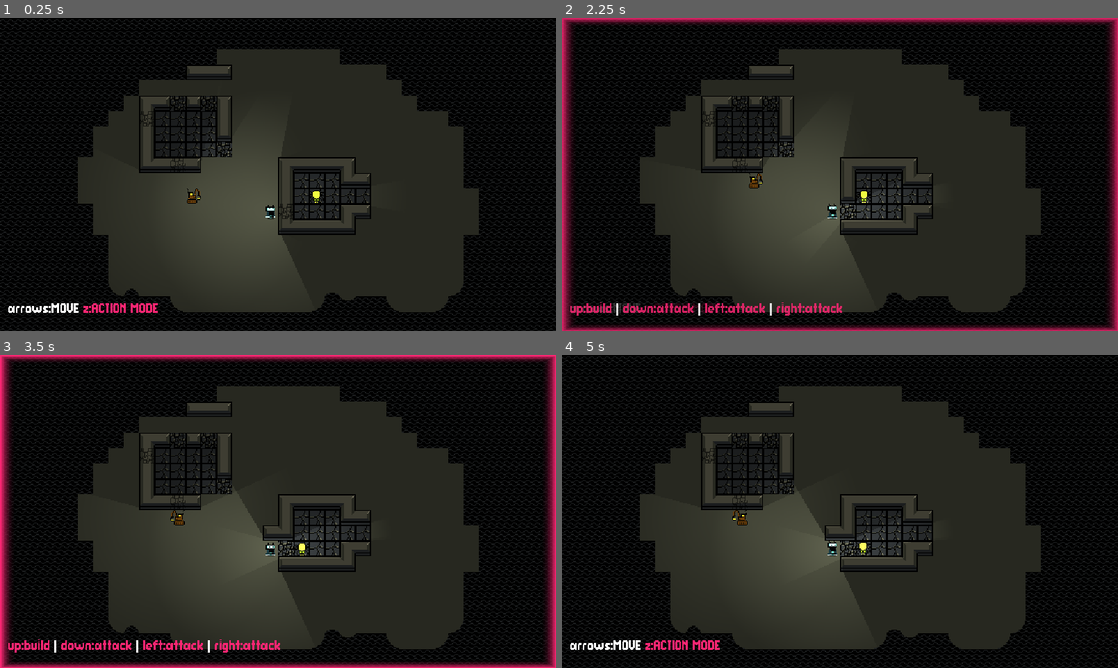
Above: before the commit, frames 1-4 (two rows, left to right).
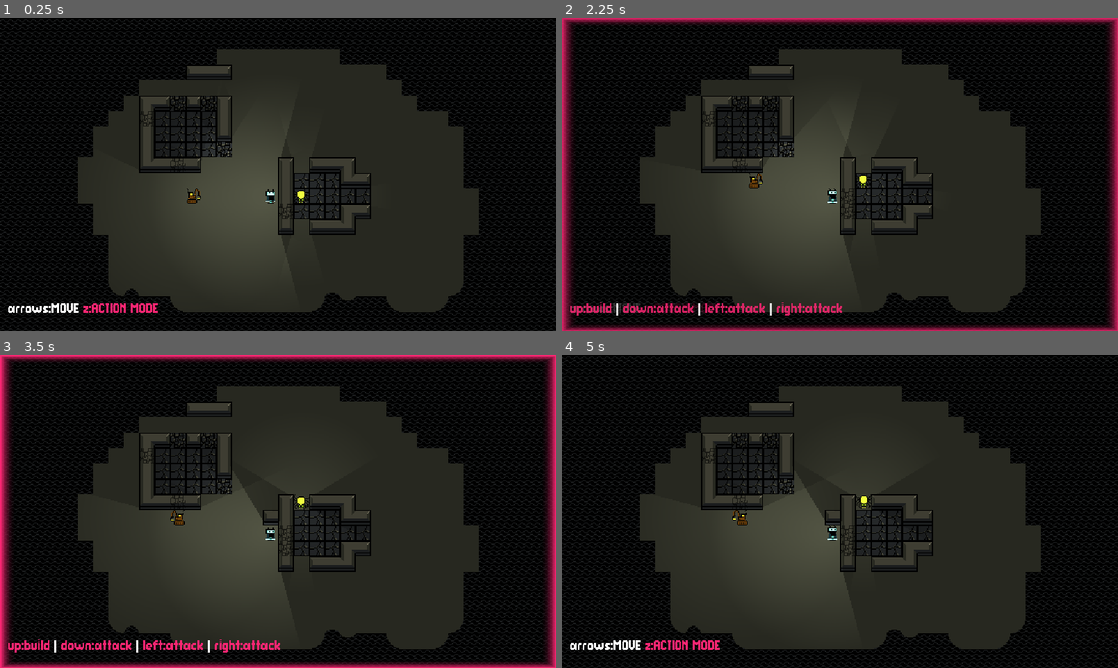
Above: after the commit, the same moments.

Repository: nuzcraft/stunning-barnacle
Game: Godot game, scene res://scenes/world.tscn
Two runs of this game, one before a commit and one after it. Both use one fixed random seed, a clock stepped at 60 frames per second and the inputs below.
Inputs:
- Up to frame 1 (0.25 s): no input
- Up to frame 2 (2.25 s): hold Right (right) 0.53-1.28 s; tap Z (action) at 0.6, 1.35, 2.1 s; tap Enter at 1.25 s; hold Down (down) 1.28-2.03 s; hold Right (right) from 2.03 s (still down)
- Up to frame 3 (3.5 s): release Right (right) at 2.78 s; hold Up (up) from 2.78 s (still down); tap Z (action) at 2.85 s
- Up to frame 4 (5 s): release Up (up) at 3.53 s; hold Left (left) from 3.53 s (still down); tap Z (action) at 3.6, 4.35 s

The runs differ from the first frame. In frame 1, 0.4% of the frame differs, in the area x 47-59%, y 36-76%; in frame 2, 0.7%; in frame 3, 0.9%; in frame 4, 1.0%, in the area x 41-64%, y 40-76%.

Commit message:
added new pathfinding for builders vs enemies and enemies can break walls

Diff:
--- a/scenes/world.gd
+++ b/scenes/world.gd
@@ -8,6 +8,7 @@
 
 var tilesize = 16
 var astar_grid = AStarGrid2D.new()
+var astar_grid_2 = AStarGrid2D.new()
 
 enum {
 	MOVING,
@@ -19,7 +20,7 @@
 
 # Called when the node enters the scene tree for the first time.
 func _ready() -> void:
-	prep_astar_grid()
+	prep_astar_grids()
 	for enemy in get_tree().get_nodes_in_group("enemies"):
 		enemy.target = tile_map.local_to_map(hero.position)
 		enemy.died.connect(_on_actor_died)
@@ -39,11 +40,11 @@
 	if turn_taken:
 		for builder in get_tree().get_nodes_in_group("builders"):
 			var builder_coords = tile_map.local_to_map(builder.position)
-			var path: Array[Vector2i] = astar_grid.get_id_path(builder_coords, builder.target)
+			var path: Array[Vector2i] = astar_grid_2.get_id_path(builder_coords, builder.target)
 			if not path and builder_coords != builder.target: # target is not reachable or is a wall
 				var new_path: Array[Vector2i]
 				for cell in tile_map.get_surrounding_cells(builder.target):
-					new_path = astar_grid.get_id_path(builder_coords, cell)
+					new_path = astar_grid_2.get_id_path(builder_coords, cell)
 					if new_path and (not path or (new_path.size() + 1) < path.size()):
 						path = new_path
 						path.append(builder.target)
@@ -109,7 +110,8 @@
 	var success = tile_map.try_build_wall(coords)
 	if success:
 		#actor.bump_anim(vector)
-		astar_grid.set_point_solid(coords, not tile_map.is_coord_walkable(coords))
+		astar_grid.set_point_weight_scale(coords, 8.0)
+		astar_grid_2.set_point_solid(coords, not tile_map.is_coord_walkable(coords))
 	return success
 
 func try_attack(actor: Actor, vector: Vector2) -> bool:
@@ -125,10 +127,11 @@
 	var success = tile_map.try_attack_wall(coords)
 	if success:
 		actor.bump_anim(vector)
-		astar_grid.set_point_solid(coords, not tile_map.is_coord_walkable(coords))
+		astar_grid.set_point_weight_scale(coords, 8.0)
+		astar_grid_2.set_point_solid(coords, not tile_map.is_coord_walkable(coords))
 	return success
 
-func prep_astar_grid() -> void:
+func prep_astar_grids() -> void:
 	astar_grid.region = Rect2i(0, 0, 36, 20)
 	astar_grid.cell_size = Vector2(tilesize, tilesize)
 	astar_grid.diagonal_mode = AStarGrid2D.DIAGONAL_MODE_NEVER
@@ -136,7 +139,15 @@
 	for x in astar_grid.region.end.x:
 		for y in astar_grid.region.end.y:
 			if not tile_map.is_coord_walkable(Vector2(x, y)):
-				astar_grid.set_point_solid(Vector2(x, y))
+				astar_grid.set_point_weight_scale(Vector2(x, y), 8.0)
+	astar_grid_2.region = Rect2i(0, 0, 36, 20)
+	astar_grid_2.cell_size = Vector2(tilesize, tilesize)
+	astar_grid_2.diagonal_mode = AStarGrid2D.DIAGONAL_MODE_NEVER
+	astar_grid_2.update()
+	for x in astar_grid_2.region.end.x:
+		for y in astar_grid_2.region.end.y:
+			if not tile_map.is_coord_walkable(Vector2(x, y)):
+				astar_grid_2.set_point_solid(Vector2(x, y))
 
 func hero_moving():
 	if Input.is_action_just_pressed("up"):
--- a/scenes/world.tscn
+++ b/scenes/world.tscn
@@ -258,17 +258,17 @@
 layer_1/modulate = Color(0.152941, 0.156863, 0.12549, 1)
 layer_1/tile_data = PackedInt32Array(131088, 65538, 0, 131087, 65538, 0, 131086, 65538, 0, 196622, 65538, 0, 196621, 65 …(6467 unchanged characters)…
 layer_2/name = "foreground"
-layer_2/tile_data = PackedInt32Array(327689, 458752, 0, 3932 …(490 unchanged characters)… , 589824, 1, 589845, 131072, 0, 589844, 131072, 0, 589843, 131072, 0, 589842, 458752, 0, 655378, 327680, 0, 720914, 327680, 0, 786450, 327680, 0, 851986, 458752, 1, 851987, 131072, 0, 851988, 131072, 0, 851989, 131072, 0, 851990, 524288,  …(363 unchanged characters)…
+layer_2/tile_data = PackedInt32Array(327689, 458752, 0, 3932 …(490 unchanged characters)… , 589824, 1, 589845, 131072, 0, 589844, 65536, 0, 589842, 393216, 0, 655378, 327680, 0, 720914, 327680, 0, 786450, 327680, 0, 851986, 262144, 0, 851988, 65536, 0, 851989, 131072, 0, 851990, 524288,  …(363 unchanged characters)…
 layer_3/name = "foreground2"
 layer_3/modulate = Color(1, 1, 1, 0.588235)
 layer_3/tile_data = PackedInt32Array(786450, 589824, 2, 589835, 589824, 2, 393225, 589824, 2)
 script = ExtResource("5_6mopx")
 
 [node name="Hero" parent="." instance=ExtResource("5_g5gmo")]
-position = Vector2(280, 200)
+position = Vector2(280, 184)
 
 [node name="Enemy" parent="." instance=ExtResource("7_hy4x3")]
-position = Vector2(328, 184)
+position = Vector2(312, 184)
 
 [node name="Builder" parent="." instance=ExtResource("8_rg1ba")]
 position = Vector2(200, 184)
